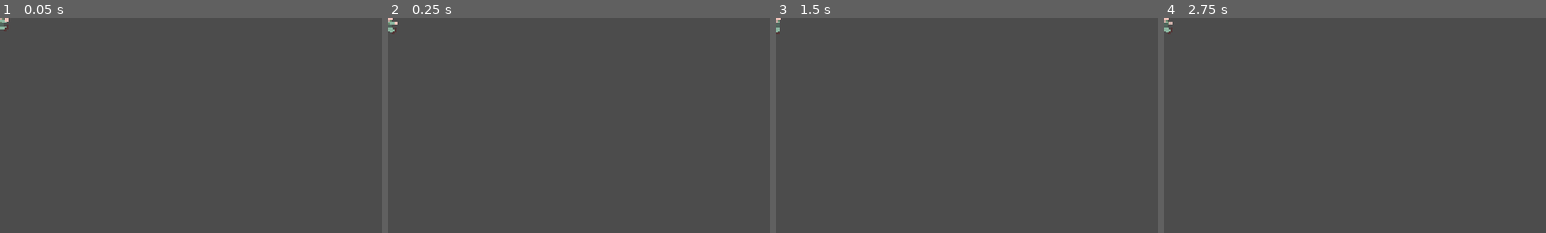
Above: before the commit, frames 1-4 (left to right).
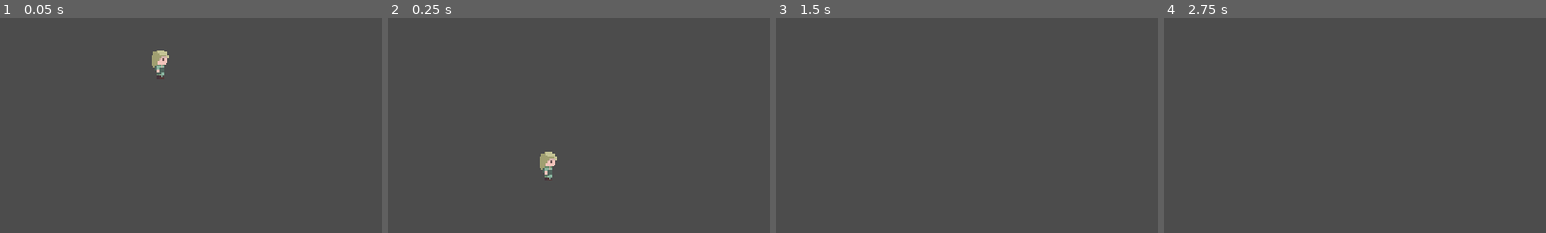
Above: after the commit, the same moments.

Repository: EsyArda/Bulles-La-mort-est-utile
Game: Godot game, scene res://Game.tscn
Two runs of this game, one before a commit and one after it. Both use one fixed random seed, a clock stepped at 60 frames per second and the inputs below.
Inputs:
- Up to frame 1 (0.05 s): no input
- Up to frame 2 (0.25 s): no input
- Up to frame 3 (1.5 s): tap Enter at 0.5 s; hold Up (jump, bound only after the commit) 0.53-1.28 s; hold Right (move_right, bound only after the commit) from 0.53 s (still down); tap Space at 1.25 s; tap Up (jump, bound only after the commit) at 1.35 s
- Up to frame 4 (2.75 s): tap Up (jump, bound only after the commit) at 1.52, 1.82 s; tap Enter at 2 s; release Right (move_right, bound only after the commit) at 2.03 s; hold Left (move_left, bound only after the commit) from 2.03 s (still down); hold Up (jump, bound only after the commit) from 2.03 s (still down)
The pictures show only the part of the screen within x 0-50%, y 0-50%; the shares and areas given below are measured in that part.

The runs differ from the first frame. In frame 1, 0.5% of the frame differs, in the area x 0-45%, y 0-28%; in frame 2, 0.5%, in the area x 0-45%, y 0-76%; in frame 3, less than 0.1%; in frame 4, less than 0.1%.

Commit message:
Add movement and controls

Diff:
--- a/Game.tscn
+++ b/Game.tscn
@@ -1,7 +1,8 @@
 [gd_scene load_steps=2 format=2]
 
-[ext_resource path="res://Player.tscn" type="PackedScene" id=1]
+[ext_resource path="res://player/Player.tscn" type="PackedScene" id=1]
 
 [node name="Game" type="Node2D"]
 
 [node name="Player" parent="." instance=ExtResource( 1 )]
+position = Vector2( 101, 25 )
--- /dev/null
+++ b/player/Player.gd
@@ -0,0 +1,42 @@
+extends KinematicBody2D
+
+# Declare member variables here. Examples:
+# var a = 2
+# var b = "text"
+
+export var move_speed := 100
+export var gravity := 2000
+export var jump_speed := 550
+
+var velocity := Vector2.ZERO
+
+
+# Called when the node enters the scene tree for the first time.
+func _ready():
+	pass # Replace with function body.
+
+
+# Called every frame. 'delta' is the elapsed time since the previous frame.
+#func _process(delta):
+#	pass
+
+func _physics_process(delta):
+	# reset horizontal velocity
+	velocity.x = 0
+
+	# set horizontal velocity
+	if Input.is_action_pressed("move_right"):
+		velocity.x += move_speed
+	if Input.is_action_pressed("move_left"):
+		velocity.x -= move_speed
+
+	# Apply gravity -> downward velocity
+	velocity.y += gravity * delta
+
+	# jump on the next frame
+	if Input.is_action_pressed("jump"):
+		if is_on_floor():
+			velocity.y = -jump_speed
+
+	# move player
+	velocity = move_and_slide(velocity, Vector2.UP)
--- a/Player.tscn
+++ b/player/Player.tscn
@@ -1,6 +1,7 @@
-[gd_scene load_steps=31 format=2]
+[gd_scene load_steps=32 format=2]
 
 [ext_resource path="res://Tilesets/Characters/03.png" type="Texture" id=1]
+[ext_resource path="res://player/Player.gd" type="Script" id=2]
 
 [sub_resource type="RectangleShape2D" id=1]
 extents = Vector2( 5, 9 )
@@ -137,6 +138,7 @@
 } ]
 
 [node name="Player" type="KinematicBody2D"]
+script = ExtResource( 2 )
 
 [node name="CollisionShape2D" type="CollisionShape2D" parent="."]
 position = Vector2( -1, 1 )
@@ -144,5 +146,5 @@
 
 [node name="AnimatedSprite" type="AnimatedSprite" parent="."]
 frames = SubResource( 29 )
-animation = "run"
+animation = "idle"
 playing = true
--- a/project.godot
+++ b/project.godot
@@ -28,6 +28,30 @@
 window/stretch/mode="viewport"
 window/stretch/aspect="keep"
 
+[input]
+
+move_right={
+"deadzone": 0.5,
+"events": [ Object(InputEventKey,"resource_local_to_scene":false,"resource_name":"","device":0,"alt":false,"shift":false,"control":false,"meta":false,"command":false,"pressed":false,"scancode":16777233,"unicode":0,"echo":false,"script":null)
+, Object(InputEventJoypadMotion,"resource_local_to_scene":false,"resource_name":"","device":0,"axis":0,"axis_value":1.0,"script":null)
+, Object(InputEventKey,"resource_local_to_scene":false,"resource_name":"","device":0,"alt":false,"shift":false,"control":false,"meta":false,"command":false,"pressed":false,"scancode":68,"unicode":0,"echo":false,"script":null)
+ ]
+}
+move_left={
+"deadzone": 0.5,
+"events": [ Object(InputEventKey,"resource_local_to_scene":false,"resource_name":"","device":0,"alt":false,"shift":false,"control":false,"meta":false,"command":false,"pressed":false,"scancode":16777231,"unicode":0,"echo":false,"script":null)
+, Object(InputEventJoypadMotion,"resource_local_to_scene":false,"resource_name":"","device":0,"axis":0,"axis_value":-1.0,"script":null)
+, Object(InputEventKey,"resource_local_to_scene":false,"resource_name":"","device":0,"alt":false,"shift":false,"control":false,"meta":false,"command":false,"pressed":false,"scancode":81,"unicode":0,"echo":false,"script":null)
+ ]
+}
+jump={
+"deadzone": 0.5,
+"events": [ Object(InputEventKey,"resource_local_to_scene":false,"resource_name":"","device":0,"alt":false,"shift":false,"control":false,"meta":false,"command":false,"pressed":false,"scancode":16777232,"unicode":0,"echo":false,"script":null)
+, Object(InputEventKey,"resource_local_to_scene":false,"resource_name":"","device":0,"alt":false,"shift":false,"control":false,"meta":false,"command":false,"pressed":false,"scancode":32,"unicode":0,"echo":false,"script":null)
+, Object(InputEventJoypadButton,"resource_local_to_scene":false,"resource_name":"","device":0,"button_index":0,"pressure":0.0,"pressed":false,"script":null)
+ ]
+}
+
 [rendering]
 
 quality/2d/use_pixel_snap=true
